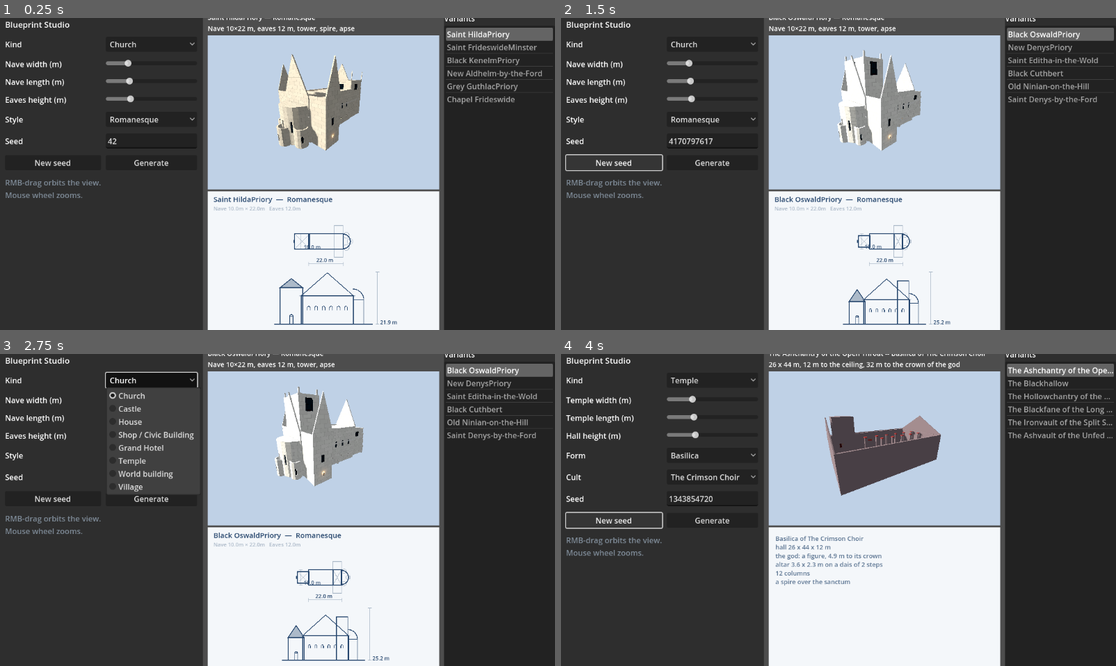
Above: before the commit, frames 1-4 (two rows, left to right).
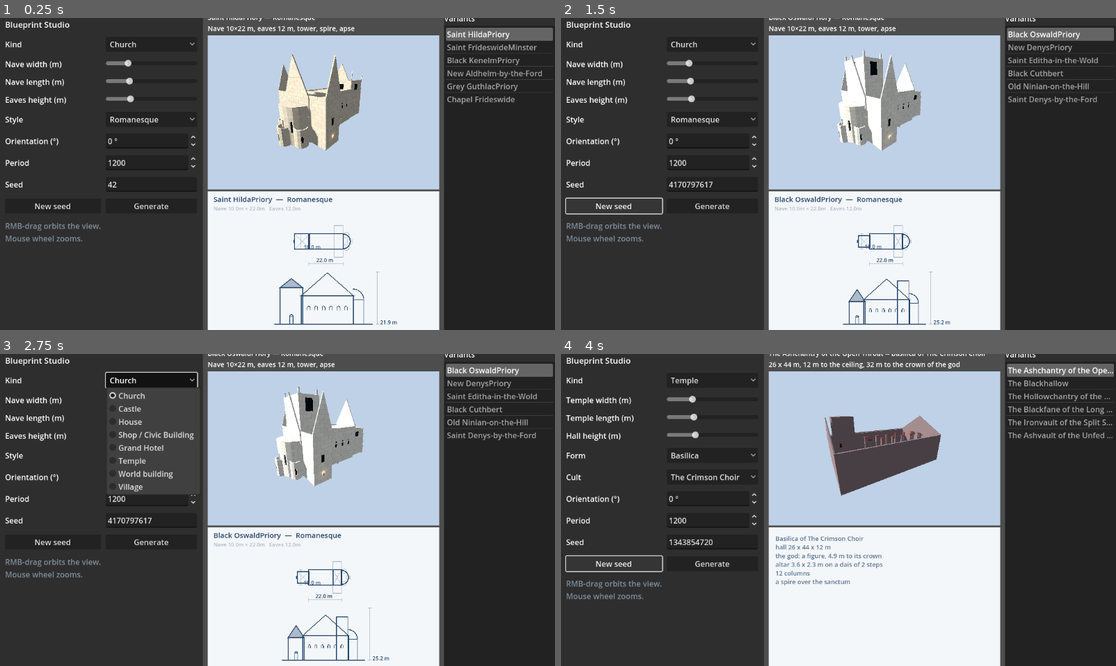
Above: after the commit, the same moments.

Repository: drAshcroft/BrickWild
Game: Godot game, scene res://scenes/studio.tscn
Same seed, same stepped clock (60 frames per second), same inputs: the game is played once before the commit and once after it.
Inputs:
- Up to frame 1 (0.25 s): no input
- Up to frame 2 (1.5 s): click "New seed" at 0.5 s; click "New seed" at 1.25 s
- Up to frame 3 (2.75 s): click "Church" at 2 s
- Up to frame 4 (4 s): click "Romanesque" at 2.75 s; click "New seed" at 3.5 s

The runs differ from the first frame. In frame 1, 1.1% of the frame differs, in the area x 0-36%, y 37-72%; in frame 2, 1.6%; in frame 3, 1.1%; in frame 4, 1.6%, in the area x 0-36%, y 44-79%.

Commit message:
INT-021 Add building orientation and period metadata

Diff:
--- a/src/api/big_glade.gd
+++ b/src/api/big_glade.gd
@@ -144,6 +144,7 @@
 		"bounds": bounds,
 		"footprint": _footprint(building),
 		"front": Vector3(0.0, 0.0, -1.0),
+		"north": Basis(Vector3.UP, building.request.orientation).inverse() * Vector3.BACK,
 		"door": _door(building),
 	}
 	var family := BuildingFamilyAdapter.for_building(building)
--- a/src/api/building_codec.gd
+++ b/src/api/building_codec.gd
@@ -46,7 +46,7 @@
 
 const CLASSES := ["BuildingRequest", "HouseSpec", "ShopSpec", "HotelSpec",
 	"ChurchSpec", "CastleSpec", "TempleSpec", "TimberHallSpec", "VillageSpec",
-	"HousePlan", "VillagePlan"]
+	"InsulaSpec", "HousePlan", "VillagePlan"]
 
 
 func decode(value: Variant, depth := 0) -> Variant:
@@ -89,6 +89,7 @@
 		"CastleSpec": object = CastleSpec.new(0)
 		"TempleSpec": object = TempleSpec.new(0)
 		"TimberHallSpec": object = TimberHallSpec.new()
+		"InsulaSpec": object = InsulaSpec.new(0)
 		"VillageSpec": object = VillageSpec.new(0)
 		"HousePlan": object = HousePlan.new()
 		"VillagePlan": object = VillagePlan.new()
--- a/src/api/building_family_adapter.gd
+++ b/src/api/building_family_adapter.gd
@@ -364,6 +364,7 @@
 		spec.width = request.width
 		spec.length = request.length
 		spec.height = request.height
+		_copy_orientation_and_period(request, spec)
 		TempleGenerator.generate(spec, request.seed)
 		out.spec = spec
 		return true
@@ -459,7 +460,10 @@
 		return super.quality_report(building)
 
 	func generate(request: BuildingRequest, out) -> bool:
-		return WorldFamilies.generate(request, out)
+		if not WorldFamilies.generate(request, out):
+			return false
+		_copy_orientation_and_period(request, out.spec)
+		return true
 
 	func build_mesh(building) -> ArrayMesh:
 		return WorldFamilies.build_mesh(building)
@@ -561,6 +565,7 @@
 		spec.purpose = request.purpose
 		spec.water = request.water
 		spec.enclosure = request.enclosure
+		_copy_orientation_and_period(request, spec)
 		if not spec.valid():
 			return false
 		spec.generate(request.seed)
@@ -639,3 +644,9 @@
 	spec.set("width", request.width)
 	spec.set("length", request.length)
 	spec.set("height", request.height)
+	_copy_orientation_and_period(request, spec)
+
+
+static func _copy_orientation_and_period(request: BuildingRequest, spec: RefCounted) -> void:
+	spec.set("orientation", request.orientation)
+	spec.set("period", request.period)
--- a/src/api/building_library.gd
+++ b/src/api/building_library.gd
@@ -293,6 +293,9 @@
 					"%s must be between %s and %s for a %s." % [
 						_field_word(request.kind, field), limits["min"], maximum,
 						String(request.kind)]))
+	if not is_finite(request.orientation):
+		out.append(_error(&"invalid_orientation", &"orientation",
+			"orientation must be a finite yaw in radians."))
 	if not known:
 		return out
 	var row: Dictionary = KIND_ROWS[request.kind]
--- a/src/api/building_request.gd
+++ b/src/api/building_request.gd
@@ -18,6 +18,10 @@
 ## than inferred from height, so callers can change levels without ceiling scale.
 var storeys: int = 1
 var material: StringName = &"timber"
+## Yaw in radians describing local -Z relative to world north. Zero faces south.
+var orientation: float = 0.0
+## Period metadata carried to family specs for downstream consumers.
+var period: int = 1200
 ## Village-only landscape controls; vocabulary comes from describe_kind().
 var water: StringName = &"none"
 var enclosure: StringName = &"none"
@@ -32,7 +36,8 @@
 		"kind": String(kind), "seed": str(seed), "style": String(style),
 		"purpose": String(purpose), "width": width, "length": length,
 		"height": height, "storeys": storeys, "material": String(material),
-		"water": String(water), "enclosure": String(enclosure)}
+		"water": String(water), "enclosure": String(enclosure),
+		"orientation": orientation, "period": period}
 
 
 func to_json() -> String:
@@ -64,16 +69,16 @@
 			out._decode_errors.append(_field_error(field, "must be text"))
 		else:
 			out.set(field, StringName(data[field]))
-	for field in ["width", "length", "height", "storeys"]:
+	for field in ["width", "length", "height", "storeys", "orientation", "period"]:
 		if not data.has(field):
 			continue
 		var v: Variant = data[field]
 		if not (v is int or v is float) or not is_finite(float(v)):
 			out._decode_errors.append(_field_error(field, "must be a finite number"))
-		elif field == "storeys" and float(v) != floorf(float(v)):
+		elif field in ["storeys", "period"] and float(v) != floorf(float(v)):
 			out._decode_errors.append(_field_error(field, "must be an integer"))
 		else:
-			out.set(field, int(v) if field == "storeys" else float(v))
+			out.set(field, int(v) if field in ["storeys", "period"] else float(v))
 	var seed_value: Variant = data.get("seed", "0")
 	if seed_value is String and seed_value.is_valid_int() and str(int(seed_value)) == seed_value:
 		out.seed = int(seed_value)
@@ -132,6 +137,8 @@
 	out.material = material
 	out.water = water
 	out.enclosure = enclosure
+	out.orientation = orientation
+	out.period = period
 	out._decode_errors = _decode_errors.duplicate(true)
 	return out
 
--- a/src/castle/castle_spec.gd
+++ b/src/castle/castle_spec.gd
@@ -16,6 +16,8 @@
 var width: float = 40.0     # site width, metres  (X)
 var length: float = 50.0    # site length, metres (Z); the gate is at -Z
 var height: float = 10.0    # main wall / eaves height, metres
+var orientation: float = 0.0
+var period: int = 1200
 ## Force a tier instead of deriving it from the footprint. &"" means derive.
 var tier_override: StringName = &""
 ## Force a plan kind instead of deriving it from style and tier. &"" derives.
--- a/src/church/church_spec.gd
+++ b/src/church/church_spec.gd
@@ -11,6 +11,8 @@
 var width: float = 10.0     # nave width, meters  (X)
 var length: float = 20.0    # nave length (Z), before tower/apse additions
 var height: float = 12.0    # wall height to eaves, meters
+var orientation: float = 0.0
+var period: int = 1200
 
 # ---- derived from seed + style ----
 var variant_name: String
--- a/src/house/house_spec.gd
+++ b/src/house/house_spec.gd
@@ -58,6 +58,9 @@
 var exterior_props: bool = true   # rain barrels, firewood, trade signs
 ## Chosen before planning, so clear floor, openings and emitted masonry agree.
 var material: StringName = &"timber" # timber | stone
+## Site frame metadata. These do not participate in seeded plan generation.
+var orientation: float = 0.0
+var period: int = 1200
 ## Optional explicit masonry thickness for non-house shells.  Castle plans
 ## carry their measured shell thickness here; the negative value preserves the
 ## historical material-derived default for ordinary houses.
--- a/src/temple/temple_spec.gd
+++ b/src/temple/temple_spec.gd
@@ -20,6 +20,8 @@
 var width: float = 26.0     # X, metres, outside face to outside face
 var length: float = 44.0    # Z; the way in is at -Z, the god is at +Z
 var height: float = 12.0    # floor to the ceiling of the great hall
+var orientation: float = 0.0
+var period: int = 1200
 
 # ---- derived from seed + form + cult ----
 var variant_name: String
--- a/src/ui/studio.gd
+++ b/src/ui/studio.gd
@@ -62,6 +62,8 @@
 var water_label: Label
 var edge_label: Label
 var generate_button: Button
+var orientation_spin: SpinBox
+var period_spin: SpinBox
 
 
 func _ready() -> void:
@@ -98,13 +100,33 @@
 	seed_input.tooltip_text = "Keep the seed to return to the same place."
 	var shuffle := Button.new()
 	shuffle.text = "New seed"
+	var orientation_label := Label.new()
+	orientation_label.text = "Orientation (°)"
+	orientation_spin = SpinBox.new()
+	orientation_spin.min_value = -360.0
+	orientation_spin.max_value = 360.0
+	orientation_spin.step = 1.0
+	orientation_spin.value = 0.0
+	orientation_spin.suffix = "°"
+	orientation_spin.tooltip_text = "Yaw of local -Z relative to north. Zero faces south."
+	var period_label := Label.new()
+	period_label.text = "Period"
+	period_spin = SpinBox.new()
+	period_spin.min_value = -10000.0
+	period_spin.max_value = 10000.0
+	period_spin.step = 1.0
+	period_spin.value = 1200.0
 	generate_button = Button.new()
 	generate_button.text = "Generate"
-	for control in [water_label, water_opt, edge_label, edge_opt, seed_label, seed_input, shuffle, generate_button]:
+	for control in [water_label, water_opt, edge_label, edge_opt,
+			orientation_label, orientation_spin, period_label, period_spin,
+			seed_label, seed_input, shuffle, generate_button]:
 		grid.add_child(control)
 		grid.move_child(control, grid.get_node("Hint").get_index())
 	water_opt.item_selected.connect(func(_i): _controls_changed())
 	edge_opt.item_selected.connect(func(_i): _controls_changed())
+	orientation_spin.value_changed.connect(func(_v): _controls_changed())
+	period_spin.value_changed.connect(func(_v): _controls_changed())
 	seed_input.text_submitted.connect(func(_text): regenerate())
 	generate_button.pressed.connect(regenerate)
 	shuffle.pressed.connect(func():
@@ -300,6 +322,8 @@
 	request.width = width_slider.value
 	request.length = length_slider.value
 	request.height = height_slider.value
+	request.orientation = deg_to_rad(orientation_spin.value)
+	request.period = int(period_spin.value)
 	if BigGlade.describe_kind(_kind()).has("storeys"):
 		request.storeys = int(storeys_slider.value)
 	if _kind() == VILLAGE:
@@ -322,6 +346,7 @@
 	else:
 		_mesh_instance = BigGlade.instantiate(buildings[idx], cutaway)
 	viewport.get_node("ModelRoot").add_child(_mesh_instance)
+	(viewport.get_node("ModelRoot") as Node3D).rotation.y = buildings[idx].request.orientation
 	variant_list.select(idx)
 	info_label.text = _describe(s)
 	_frame(mesh)
--- a/src/village/village_spec.gd
+++ b/src/village/village_spec.gd
@@ -21,6 +21,8 @@
 var wealth: float = 0.4
 var enclosure: StringName = &"none"
 var water: StringName = &"none"
+var orientation: float = 0.0
+var period: int = 1200
 
 # ---- derived from seed + the six above ----
 var households: int = 0
--- a/src/world/stupa_spec.gd
+++ b/src/world/stupa_spec.gd
@@ -6,6 +6,8 @@
 var width := 40.0
 var length := 40.0
 var height := 17.0
+var orientation: float = 0.0
+var period: int = 1200
 var dome_radius := 8.0
 var dome_base_y := 4.0
 var dome_rise := 8.0
--- a/src/world/timber_hall_spec.gd
+++ b/src/world/timber_hall_spec.gd
@@ -7,6 +7,8 @@
 var width := 34.0
 var length := 18.0
 var height := 20.0
+var orientation: float = 0.0
+var period: int = 1200
 var platform_h := 0.8
 var wall_t := 0.45
 var column_r := 0.42
--- a/tests/suites/placement_suite.gd
+++ b/tests/suites/placement_suite.gd
@@ -21,7 +21,85 @@
 	_check_family(res, "castle", func(s: int): return BuildingRequest.castle(s, &"norman", 55.0, 50.0, 18.0))
 	_check_family(res, "temple", func(s: int): return BuildingRequest.temple(s, &"basilica", &"blood", 26.0, 44.0, 12.0))
 	_check_world_rect(res)
+	_check_orientation_and_period(res)
 	return res
+
+
+static func _check_orientation_and_period(res: SuiteResult) -> void:
+	var requests: Array[BuildingRequest] = [
+		BuildingRequest.house(821), BuildingRequest.shop(822), BuildingRequest.hotel(823),
+		BuildingRequest.church(824), BuildingRequest.castle(825), BuildingRequest.temple(826),
+		BigGlade.default_request(&"village", 827)]
+	var insula := BigGlade.default_request(&"world", 828)
+	insula.style = &"insula"
+	insula.purpose = &"port_tenement"
+	insula.width = 30.0
+	insula.length = 24.0
+	insula.height = 15.0
+	requests.append(insula)
+	var hall := BigGlade.default_request(&"world", 829)
+	hall.style = &"timber_hall"
+	hall.purpose = &"great_hall"
+	hall.width = 34.0
+	hall.length = 18.0
+	hall.height = 20.0
+	requests.append(hall)
+	var stupa := BigGlade.default_request(&"world", 830)
+	stupa.style = &"stupa"
+	stupa.purpose = &"saints_mound"
+	stupa.width = 40.0
+	stupa.length = 40.0
+	stupa.height = 17.0
+	requests.append(stupa)
+
+	for request in requests:
+		var default_building: GeneratedBuilding = BigGlade.generate(request)
+		var explicit_default := request.copy()
+		explicit_default.orientation = 0.0
+		explicit_default.period = 1200
+		var repeated: GeneratedBuilding = BigGlade.generate(explicit_default)
+		res.checked += 1
+		if not default_building.is_ok() or not repeated.is_ok():
+			res.fail("%s orientation fixture failed to generate" % request.kind)
+			continue
+		if float(default_building.spec.get("orientation")) != 0.0 \
+				or int(default_building.spec.get("period")) != 1200:
+			res.fail("%s spec did not receive default orientation/period" % request.kind)
+		if not _same_mesh(BigGlade.build_mesh(default_building), BigGlade.build_mesh(repeated)):
+			res.fail("%s explicit defaults changed seeded mesh output" % request.kind)
+		var restored := BuildingRequest.from_json(explicit_default.to_json())
+		if restored.orientation != 0.0 or restored.period != 1200:
+			res.fail("%s request defaults did not survive JSON" % request.kind)
+
+		var oriented := request.copy()
+		oriented.orientation = PI / 2.0
+		oriented.period = 1789
+		var turned: GeneratedBuilding = BigGlade.generate(oriented)
+		res.checked += 1
+		if not turned.is_ok():
+			res.fail("%s non-default orientation fixture failed to generate" % request.kind)
+			continue
+		if not is_equal_approx(float(turned.spec.get("orientation")), PI / 2.0) \
+				or int(turned.spec.get("period")) != 1789:
+			res.fail("%s spec did not receive non-default orientation/period" % request.kind)
+		var placement: Dictionary = BigGlade.placement(turned)
+		var north: Vector3 = placement.get("north", Vector3.ZERO)
+		if north.distance_to(Vector3.LEFT) > 0.001:
+			res.fail("%s placement north is wrong in the oriented building frame: %s" %
+				[request.kind, north])
+		var round_trip := BuildingRequest.from_json(oriented.to_json())
+		if not is_equal_approx(round_trip.orientation, oriented.orientation) \
+				or round_trip.period != 1789:
+			res.fail("%s non-default request metadata did not survive JSON" % request.kind)
+
+
+static func _same_mesh(a: ArrayMesh, b: ArrayMesh) -> bool:
+	if a == null or b == null or a.get_surface_count() != b.get_surface_count():
+		return false
+	for surface in range(a.get_surface_count()):
+		if a.surface_get_arrays(surface) != b.surface_get_arrays(surface):
+			return false
+	return true
 
 
 static func _check_family(res: SuiteResult, kind: String, make: Callable) -> void:
